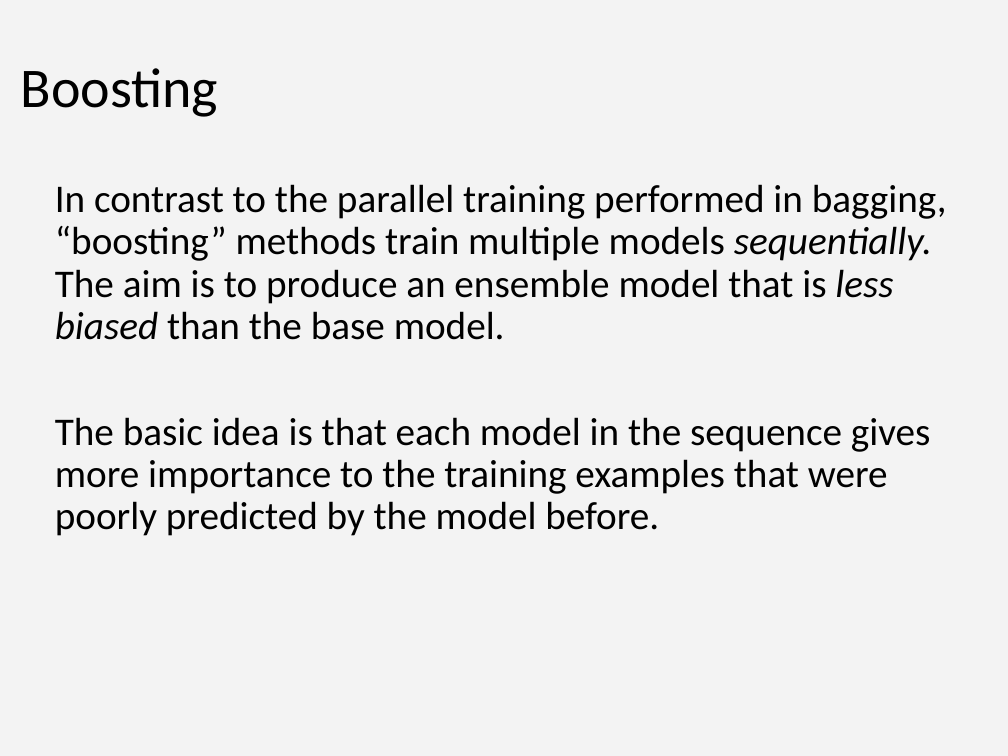
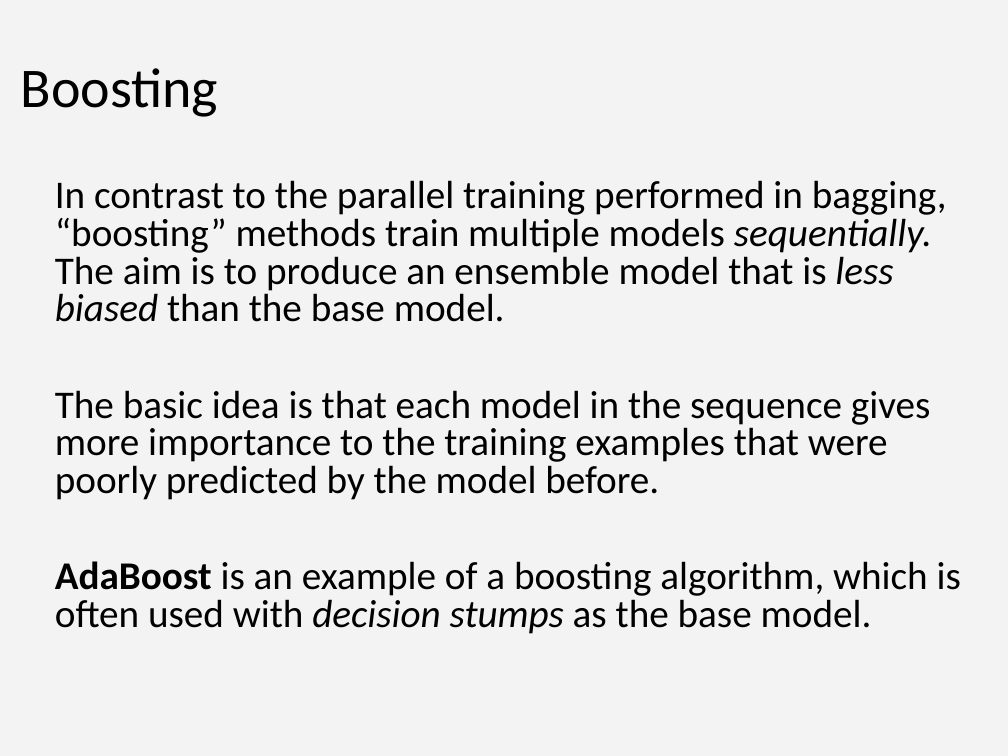
Before and after one commit to ImperialCollegeLondon/RCDS-intro-to-machine-learning, a slide deck: slide 36 of Intro_to_ML_2.pptx. Drawn at 1008x756 pixels with LibreOffice and Linux fonts; fonts in the diff are those of the drawing. Boxes give left, top, right and bottom in pixels: in the first picture for what was removed or moved away, otherwise in the second. Text is boxed around its words. In the diff, an @@ line names an element or a change of style, - is before the commit and + after.

```diff
--- a/Intro_to_ML_2.pptx
+++ b/Intro_to_ML_2.pptx
@@ text at (55,180,947,500): line spacing 0.9 to 0.8 @@
@@ text at (55,561,961,634): paragraph added @@
+AdaBoost is an example of a boosting algorithm, which is often used with decision stumps as the base model.
```
Also in this commit, not shown: 2 other slides changed, 4 slides removed, 1 other file.
